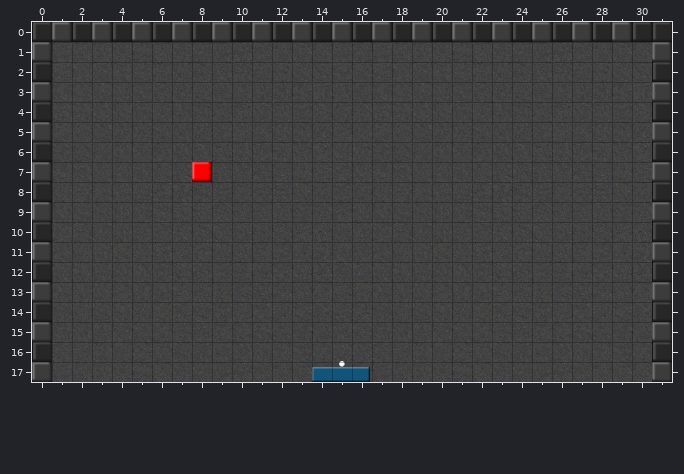
Two states of a Tiled map (JSON), resources/levels/2.json. Above is the file before it was changed.
Cells are 40x40 px. Shown: x 0..31, y 0..17.
The same view after the edit:
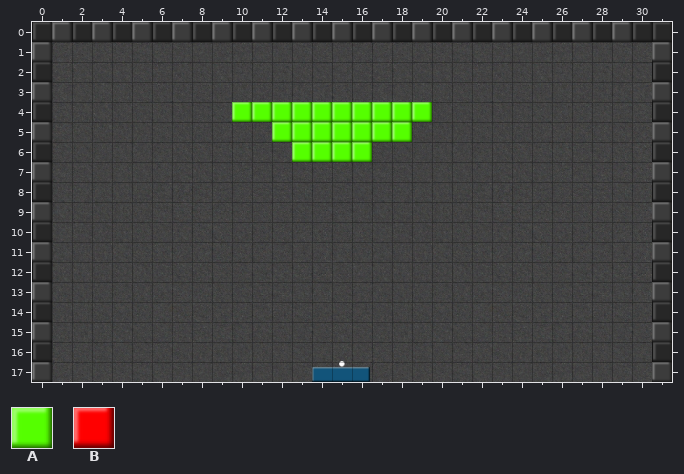
Key: from "green": A 0 "block"; from "red": B 0 "block".
Objects are placed by their top-left corner, in cells (3,4 is the top-left corner of cell 3,4); size is 1x1 cell unless given.
Commit message: added broken blocks
Diff:
Layer "blocks":
added: A "block" at 10,4
added: A "block" at 11,4
added: A "block" at 12,4
added: A "block" at 13,4
added: A "block" at 14,4
added: A "block" at 15,4
added: A "block" at 16,4
added: A "block" at 17,4
added: A "block" at 18,4
added: A "block" at 19,4
added: A "block" at 12,5
added: A "block" at 14,5
added: A "block" at 13,5
added: A "block" at 15,5
added: A "block" at 16,5
added: A "block" at 17,5
added: A "block" at 18,5
added: A "block" at 13,6
added: A "block" at 14,6
added: A "block" at 15,6
added: A "block" at 16,6
removed: B "block" at 8,7
Changed places in both pictures, as pixel boxes (x1, y1, x2, y2):
added: (232, 102, 432, 162)
removed: (192, 162, 212, 182)
